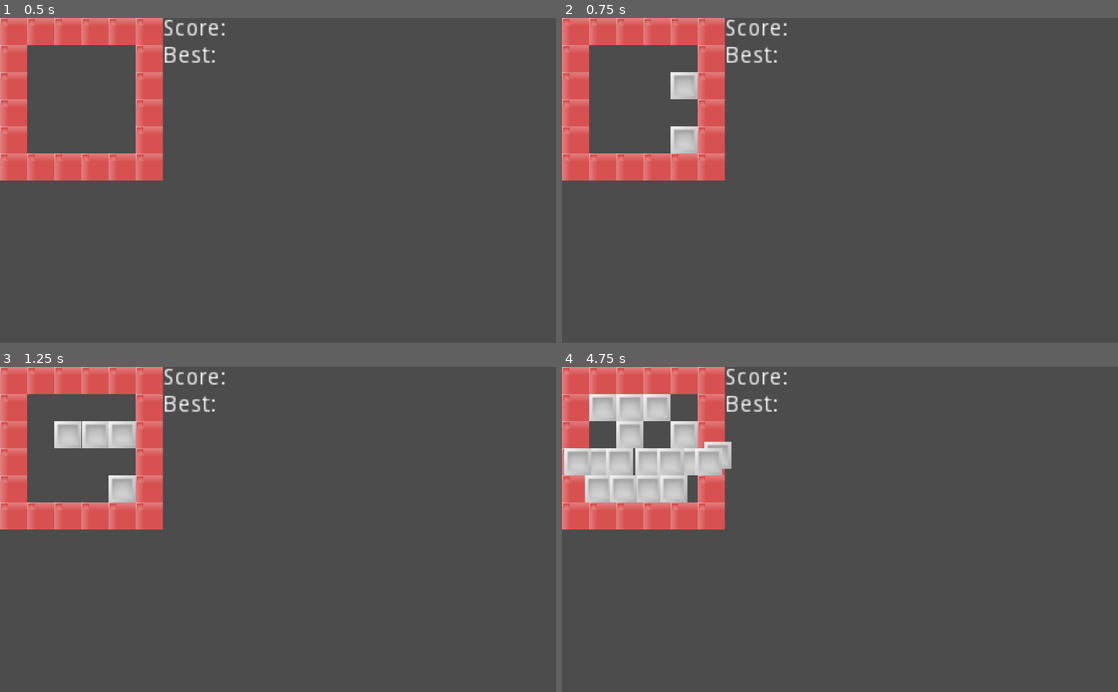
Above: before the commit, frames 1-4 (two rows, left to right).
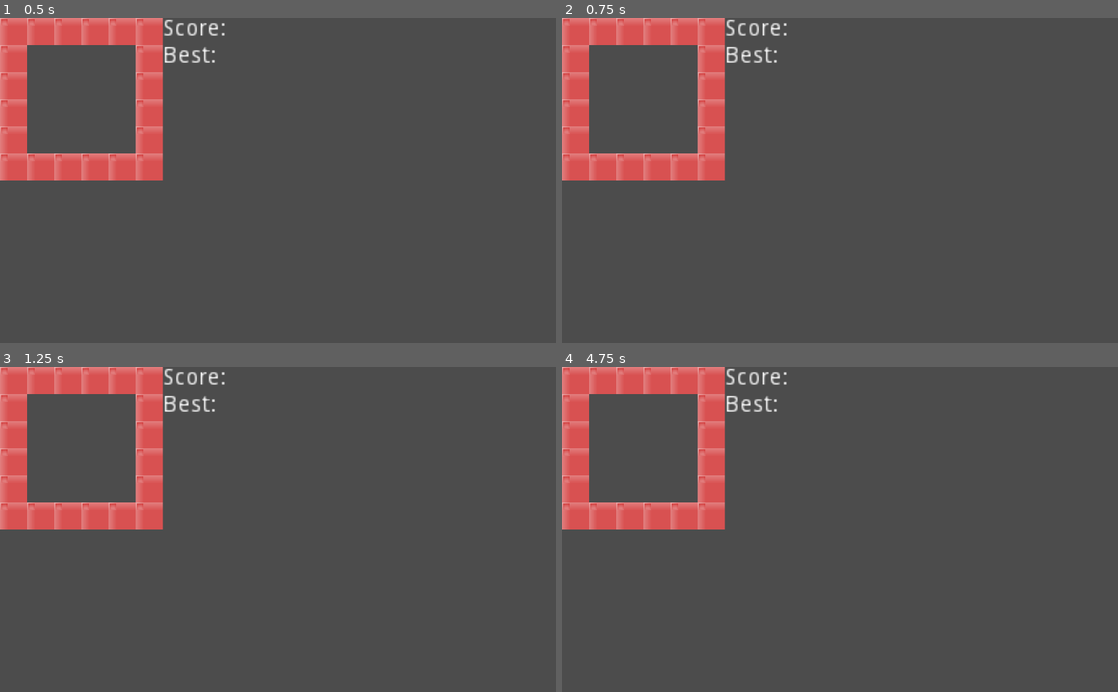
Above: after the commit, the same moments.

Repository: hieuk09/test-godot-game
Game: Godot game, scene res://main.tscn
Same seed, same stepped clock (60 frames per second), same inputs: the game is played once before the commit and once after it.
Inputs:
- Up to frame 1 (0.5 s): no input
- Up to frame 2 (0.75 s): tap Enter (ui_accept) at 0.5, 0.6 s; hold Right (ui_right) from 0.53 s (still down)
- Up to frame 3 (1.25 s): keep holding Right (ui_right); tap Enter (ui_accept) at 0.77, 1.07 s
- Up to frame 4 (4.75 s): release Right (ui_right) at 1.28 s; hold Down (ui_down) 1.28-2.03 s; tap Enter (ui_accept) at 1.35, 1.52, 1.82, 2.1, 2.75, 2.85, 3.02, 3.32, 3.6, 3.77, 4.07, 4.35, 4.52 s; hold Right (ui_right) 2.03-2.78 s; hold Up (ui_up) 2.78-3.53 s; hold Left (ui_left) from 3.53 s (still down)

Frame 1 is identical in both runs. In frame 2, 0.8% of the frame differs, in the area x 19-25%, y 16-42%; in frame 3, 1.6%; in frame 4, 6.1%, in the area x 0-31%, y 8-42%.
Error before the commit: Invalid set index '17' (on base: 'Array') with value of type 'int' (res://player.gd:21)

Commit message:
[f] Using tiles instead of kinematic body

Diff:
--- a/control.gd
+++ b/control.gd
@@ -1,33 +1,35 @@
 extends TileMap
 
 func _ready():
-	pass
+	var positions = global.positions
+	var index = 0
+
+	for position in positions:
+		var x = index % 4 + 1 + 1
+		var y = index / 4 + 1 + 1
+
+		if position != 0:
+			set_cell(x, y, 0)
+
+		index += 1
+
 
 func _input(event):
 	var positions = global.positions
 
-	if event.is_action_released("ui_accept"):
-		var empty_positions = []
-		var i = 0
+	var left = Input.is_action_pressed("ui_left")
+	var right = Input.is_action_pressed("ui_right")
+	var up = Input.is_action_pressed("ui_up")
+	var down = Input.is_action_pressed("ui_down")
 
-		while i < positions.size():
-			if positions[i] == 0:
-				empty_positions.append(i)
-			i += 1
-
-		var new_position = 0
-		var random = randi()
-
-		if empty_positions.empty():
+	if left:
+		pass
+	else:
+		if right:
 			pass
 		else:
-			new_position = empty_positions[random % empty_positions.size()]
-
-		var node = get_tree().get_root().get_node('world/score_field')
-		var x = 50 * (new_position / 4 + 1) + 25
-		var y = 50 * (new_position % 4 + 1) + 25
-		positions[new_position] = 1
-
-		var bullet = preload("res://cursor.tscn").instance()
-		bullet.position = Vector2(x, y)
-		get_parent().add_child(bullet)
+			if up:
+				pass
+			else:
+				if down:
+					pass
